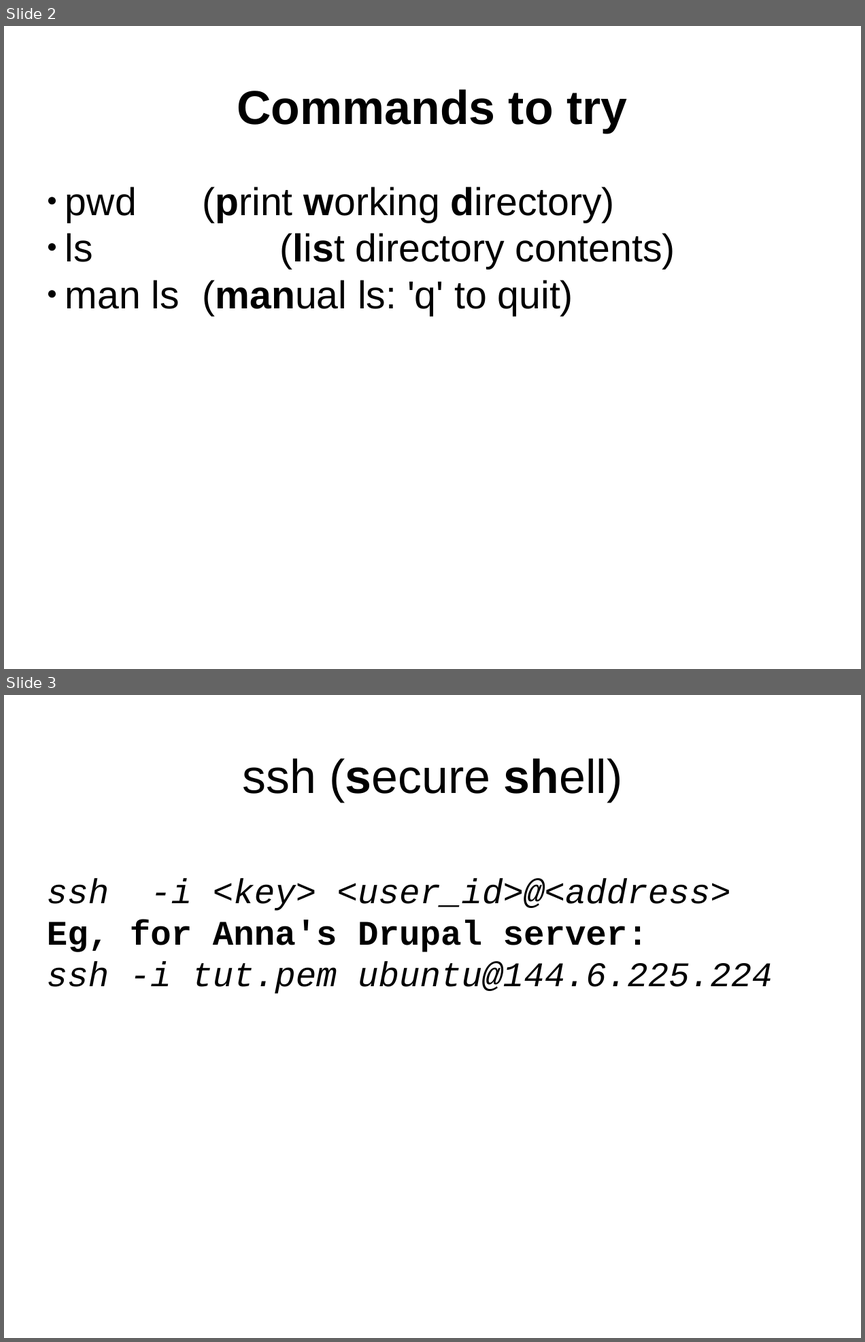
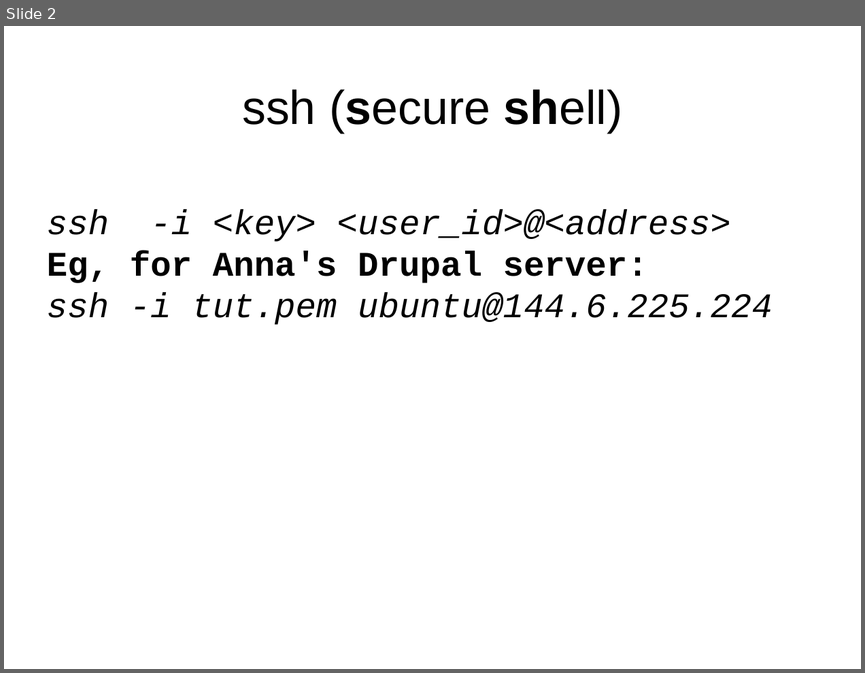
Before and after one commit to resbaz/nectar-cloud-lessons, a slide deck: Lessons/Lesson_III/Lesson_III_Questions.pptx. Shown one above the other, each under a label of ours: slides 2 and 3 before the commit, slide 2 after it. The pictures are 865x1342 and 865x673 pixels, drawn with LibreOffice and Linux fonts; fonts in the diff are those of the drawing. Boxes give left, top, right and bottom in pixels: in the first picture for what was removed or moved away, otherwise in the second. Text is boxed around its words. In the diff, an @@ line names an element or a change of style, - is before the commit and + after.

```diff
--- a/Lessons/Lesson_III/Lesson_III_Questions.pptx
+++ b/Lessons/Lesson_III/Lesson_III_Questions.pptx
@@ slide 2 removed at bbox=[4, 26, 861, 669], background #FFFFFF @@
@@ text removed at bbox=[237, 89, 627, 133] @@
-Commands to try
@@ text removed at bbox=[65, 186, 675, 316] @@
-● pwd (print working directory)
-● ls (list directory contents)
-● man ls (manual ls: 'q' to quit)
@@ what was slide 3 is now slide 2 @@
```
Also in this commit, not shown: 4 slides changed, 3 other files.
